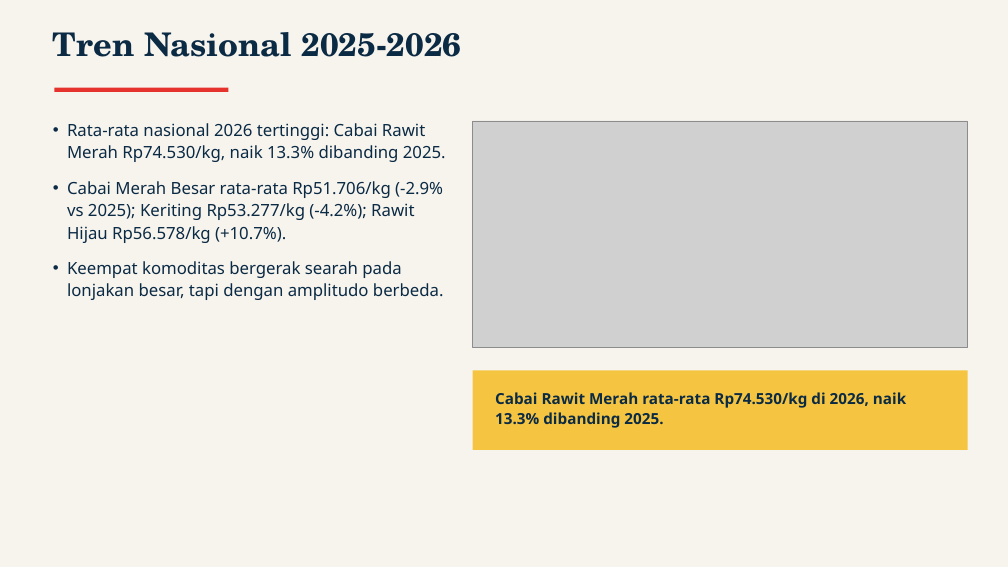
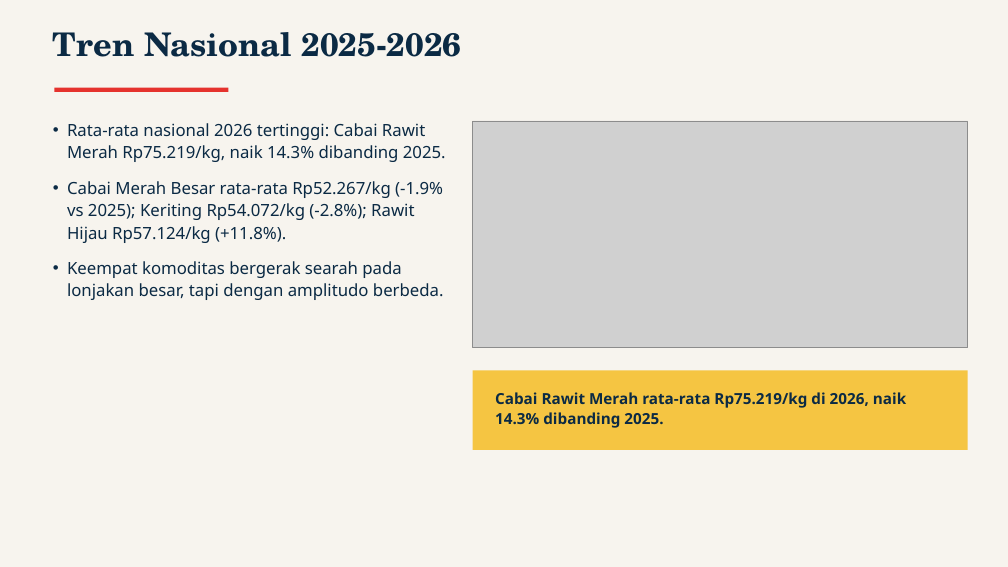
Before and after one commit to baghizash/harga-cabai-indonesia-2026, a slide deck: slide 4 of Portofolio-Analisis-Harga-Cabai.pptx. Drawn at 1008x567 pixels with LibreOffice and Linux fonts; fonts in the diff are those of the drawing; grey boxes stand for pictures. Boxes give left, top, right and bottom in pixels: in the first picture for what was removed or moved away, otherwise in the second. Text is boxed around its words. In the diff, an @@ line names an element or a change of style, - is before the commit and + after.

```diff
--- a/Portofolio-Analisis-Harga-Cabai.pptx
+++ b/Portofolio-Analisis-Harga-Cabai.pptx
@@ text at (x1=67, y1=123, x2=446, y2=243): text changed @@
-• Rata-rata nasional 2026 tertinggi: Cabai Rawit Merah Rp74.530/kg, naik 13.3% dibanding 2025.
-• Cabai Merah Besar rata-rata Rp51.706/kg (-2.9% vs 2025); Keriting Rp53.277/kg (-4.2%); Rawit Hijau Rp56.578/kg (+10.7%).
+• Rata-rata nasional 2026 tertinggi: Cabai Rawit Merah Rp75.219/kg, naik 14.3% dibanding 2025.
+• Cabai Merah Besar rata-rata Rp52.267/kg (-1.9% vs 2025); Keriting Rp54.072/kg (-2.8%); Rawit Hijau Rp57.124/kg (+11.8%).
@@ text at (x1=495, y1=392, x2=906, y2=428): text changed @@
-Cabai Rawit Merah rata-rata Rp74.530/kg di 2026, naik 13.3% dibanding 2025.
+Cabai Rawit Merah rata-rata Rp75.219/kg di 2026, naik 14.3% dibanding 2025.
```
Also in this commit, not shown: 6 other slides changed.
